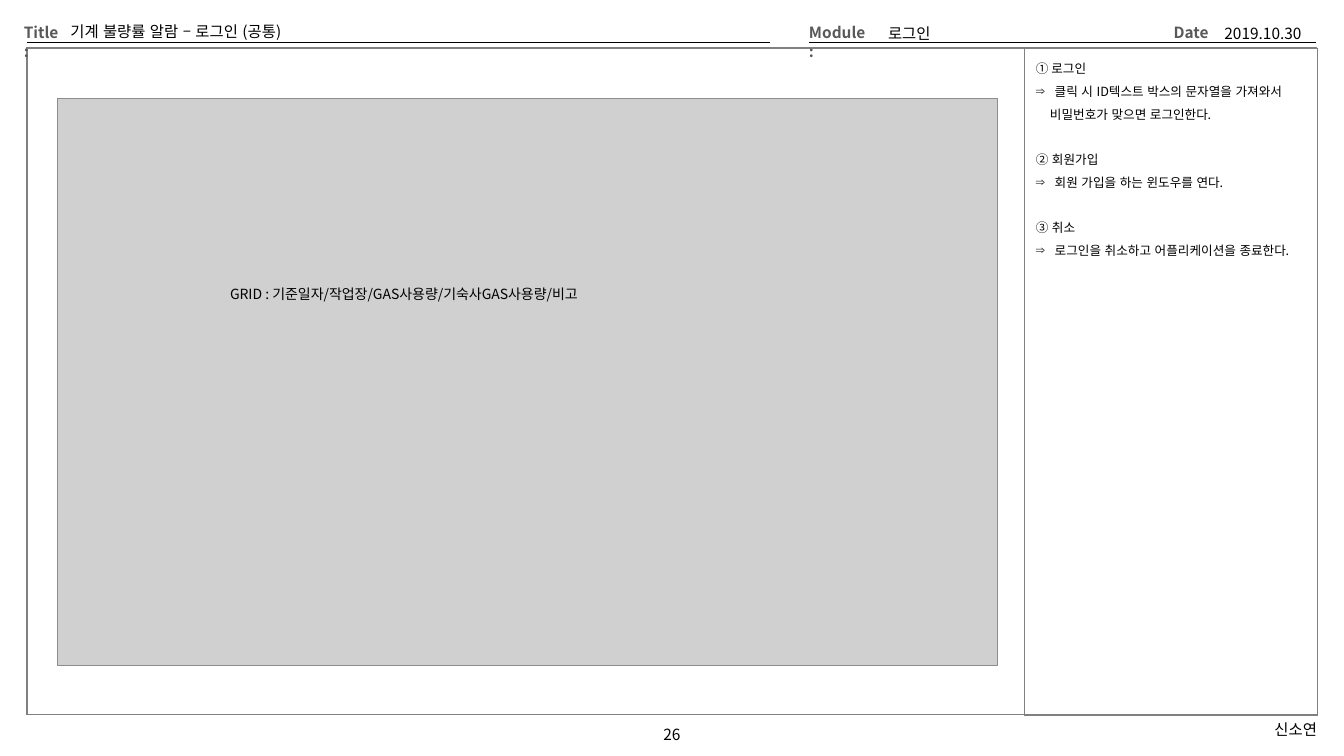
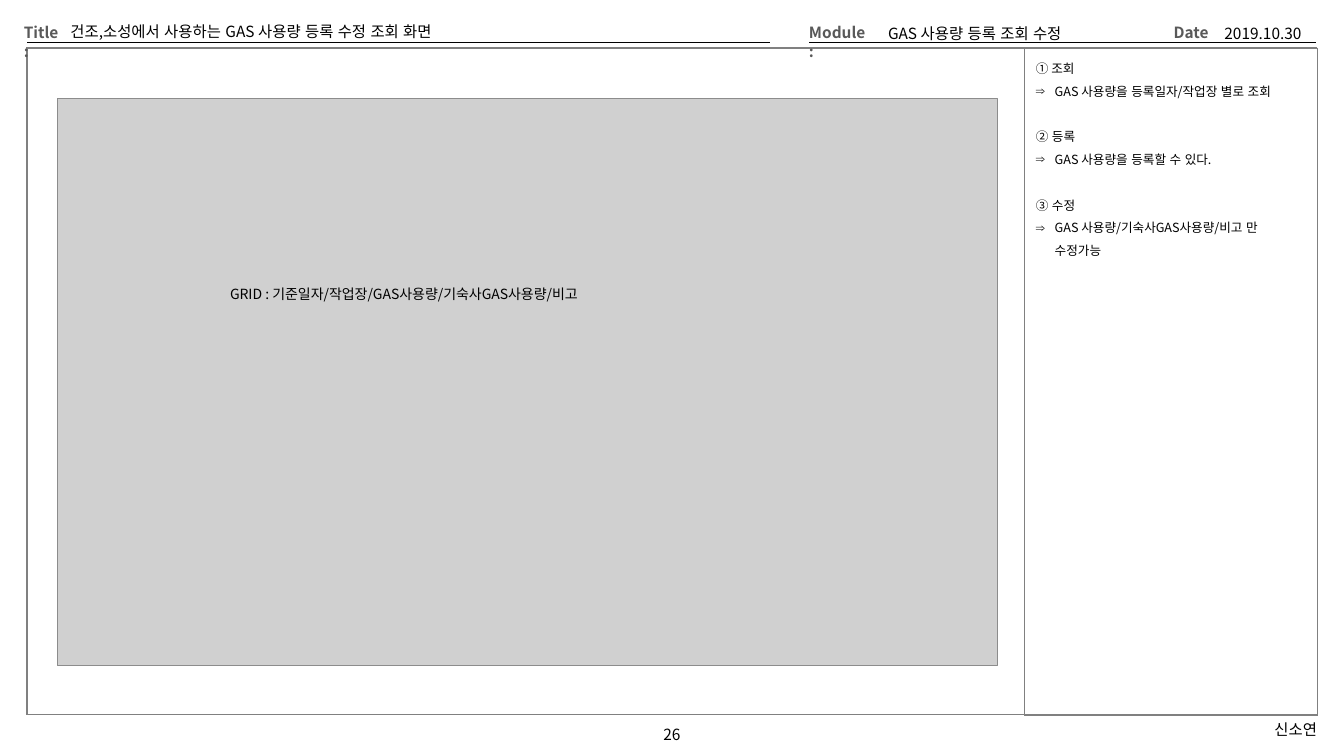
Before and after one commit to Cliedy-s/Team4, a slide deck: slide 26 of source/TEMP/Team4화면설계 - 오휘석.pptx. Drawn at 1344x756 pixels with LibreOffice and Linux fonts; fonts in the diff are those of the drawing; grey boxes stand for pictures. Boxes give left, top, right and bottom in pixels: in the first picture for what was removed or moved away, otherwise in the second. Text is boxed around its words. In the diff, an @@ line names an element or a change of style, - is before the commit and + after.

```diff
--- a/source/TEMP/Team4화면설계 - 오휘석.pptx
+++ b/source/TEMP/Team4화면설계 - 오휘석.pptx
@@ title at box(70, 24, 431, 40): text changed @@
-기계 불량률 알람 – 로그인 (공통)
+건조,소성에서 사용하는 GAS 사용량 등록 수정 조회 화면
@@ text at box(888, 26, 1061, 43): text changed @@
-로그인
+GAS 사용량 등록 조회 수정
@@ text at box(1036, 62, 1271, 256): text changed @@
-① 로그인
-⇒ 클릭 시 ID텍스트 박스의 문자열을 가져와서
-비밀번호가 맞으면 로그인한다.
-② 회원가입
-⇒ 회원 가입을 하는 윈도우를 연다.
-③ 취소
-⇒ 로그인을 취소하고 어플리케이션을 종료한다.
+① 조회
+⇒ GAS 사용량을 등록일자/작업장 별로 조회
+② 등록
+⇒ GAS 사용량을 등록할 수 있다.
+③ 수정
+⇒ GAS 사용량/기숙사GAS사용량/비고 만 수정가능
```
Also in this commit, not shown: 15 other slides changed, 1 other file.
